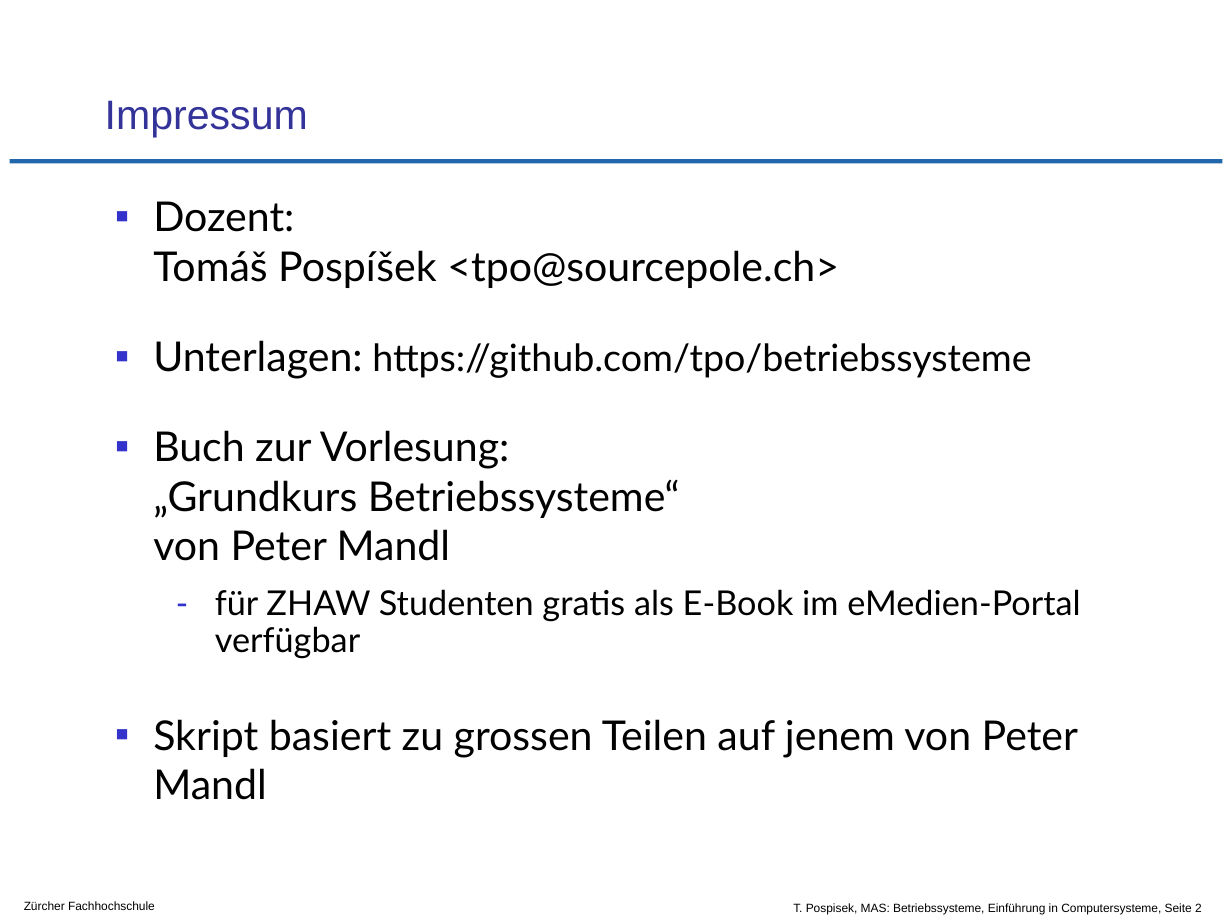
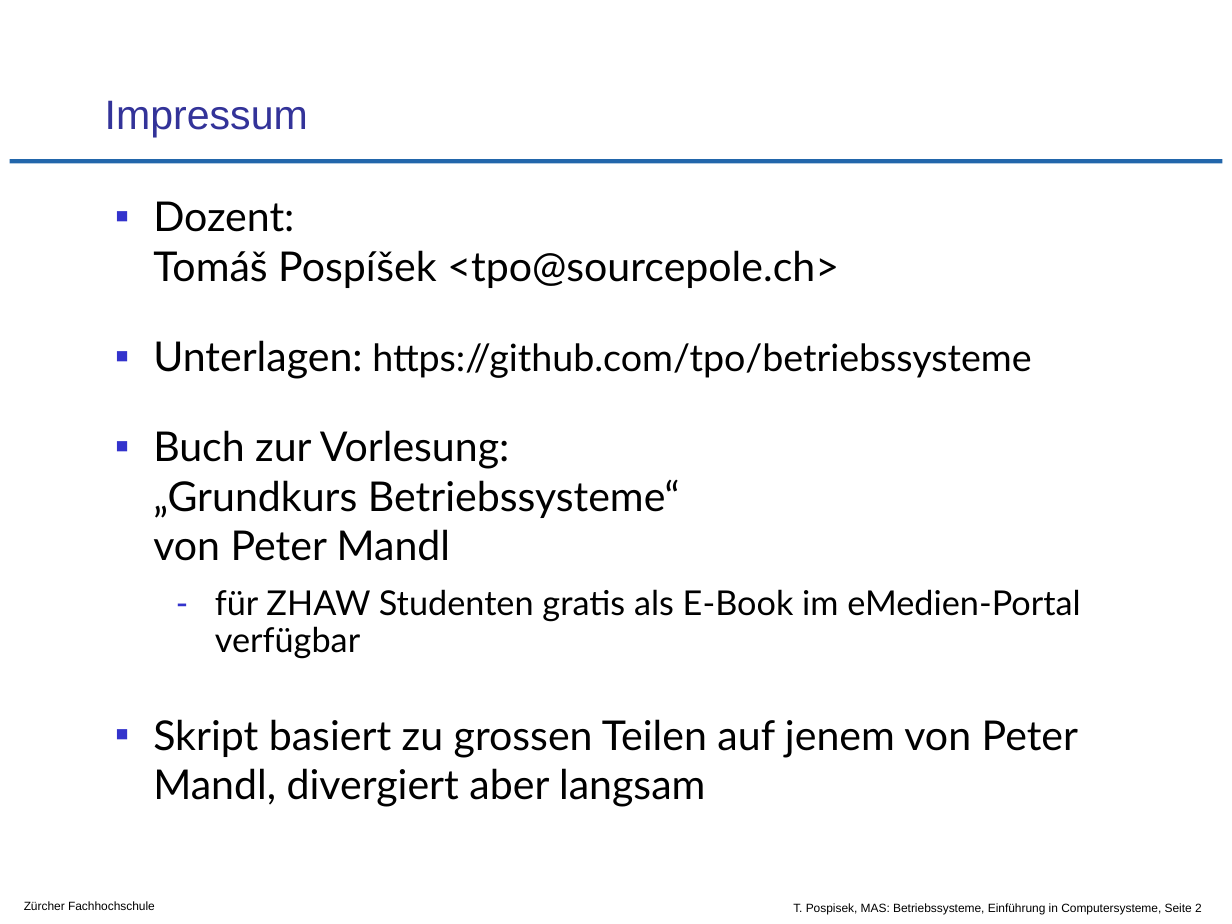
Before and after one commit to tpo/betriebssysteme, a slide deck: slide 2 of 01-1_Einführung_in_Computersysteme.odp. Drawn at 1232x924 pixels with LibreOffice and Linux fonts; fonts in the diff are those of the drawing; background and template pictures are left out. Boxes give left, top, right and bottom in pixels: in the first picture for what was removed or moved away, otherwise in the second. Text is boxed around its words. In the diff, an @@ line names an element or a change of style, - is before the commit and + after.

```diff
--- a/01-1_Einführung_in_Computersysteme.odp
+++ b/01-1_Einführung_in_Computersysteme.odp
@@ text at [153, 719, 1078, 807]: text changed @@
-▪ Skript basiert zu grossen Teilen auf jenem von Peter Mandl
+▪ Skript basiert zu grossen Teilen auf jenem von Peter Mandl, divergiert aber langsam
```
Also in this commit, not shown: 4 other slides changed, 2 slides removed.
